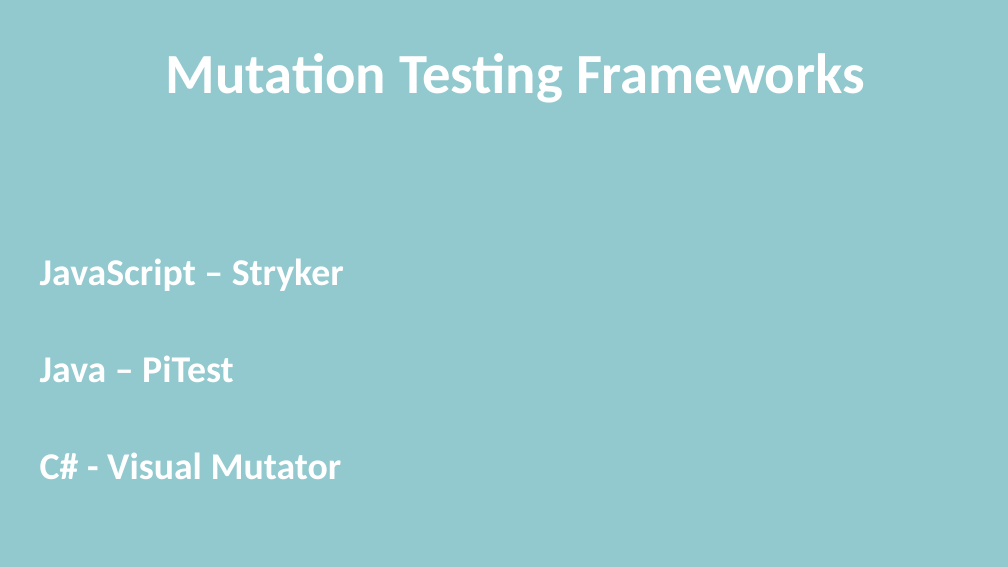
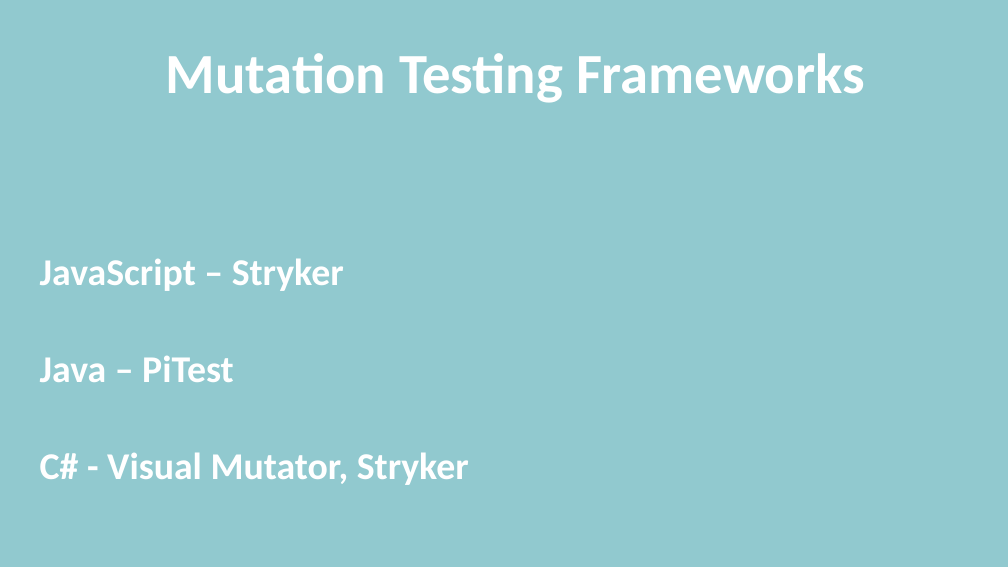
Before and after one commit to MatthewYKnowles/dev-space-2018, a slide deck: slide 21 of Who Watches the Watchmen.pptx (slide 20 before the commit). Drawn at 1008x567 pixels with LibreOffice and Linux fonts; fonts in the diff are those of the drawing. Boxes give left, top, right and bottom in pixels: in the first picture for what was removed or moved away, otherwise in the second. Text is boxed around its words. In the diff, an @@ line names an element or a change of style, - is before the commit and + after.

```diff
--- a/Who Watches the Watchmen.pptx
+++ b/Who Watches the Watchmen.pptx
@@ text at (x1=40, y1=452, x2=469, y2=485): text changed @@
-C# - Visual Mutator
+C# - Visual Mutator, Stryker
```
Also in this commit, not shown: 1 other slide changed, 1 slide added, 1 other file.
